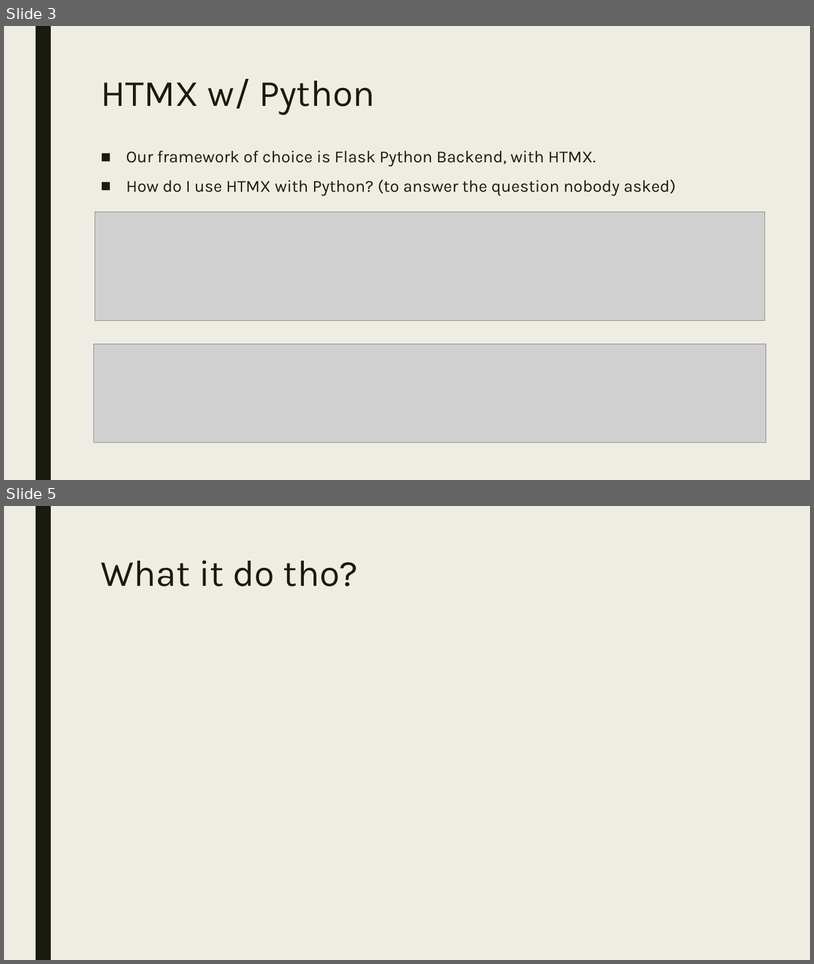
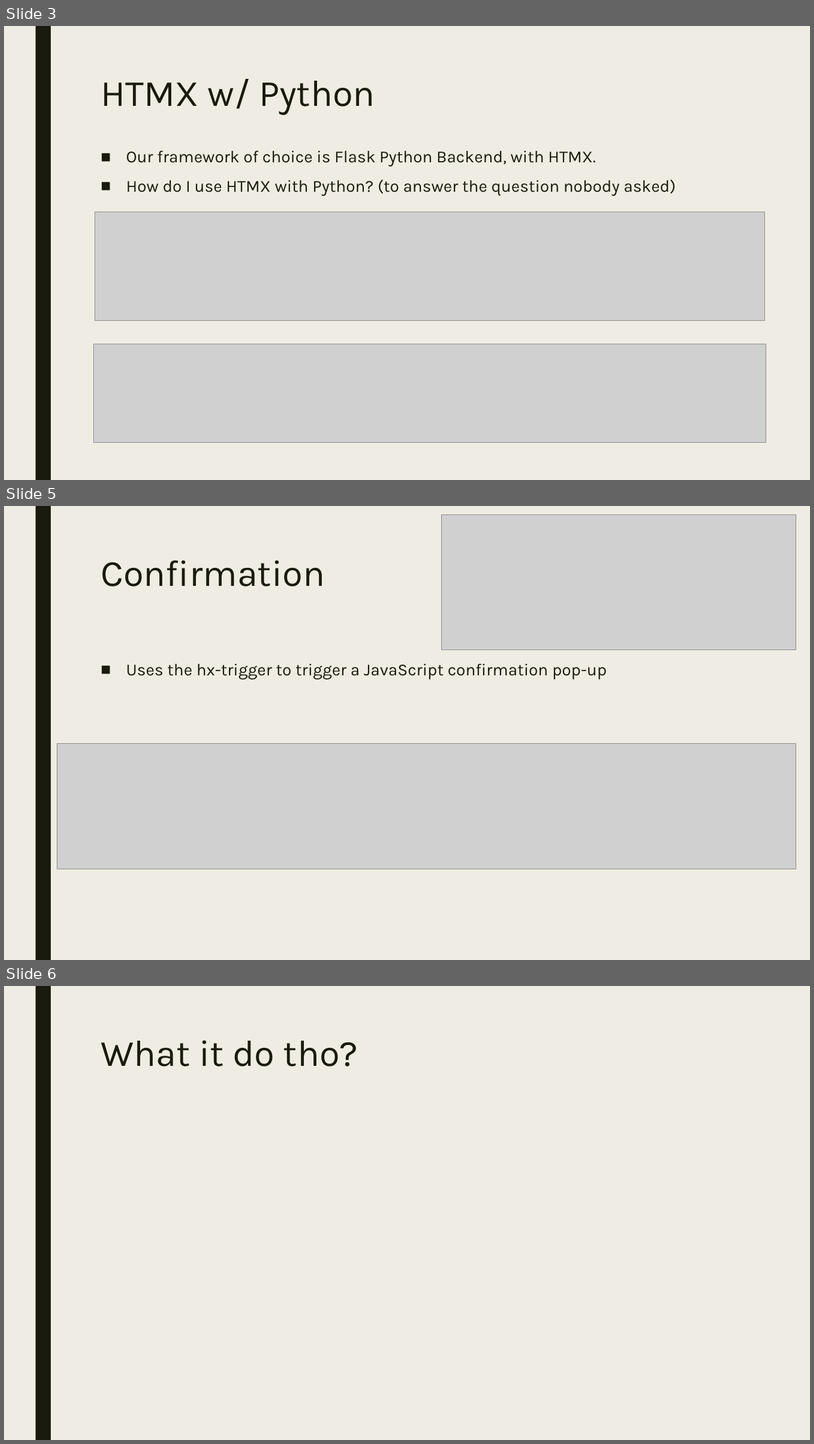
Before and after one commit to jtann5/HTMX, a slide deck: Presentation/HTMX.pptx. Shown one above the other, each under a label of ours: slides 3 and 5 before the commit, slides 3, 5 and 6 after it; the slides between them are not shown. The pictures are 814x964 and 814x1444 pixels, drawn with LibreOffice and Linux fonts; fonts in the diff are those of the drawing; grey boxes stand for pictures. Boxes give left, top, right and bottom in pixels: in the first picture for what was removed or moved away, otherwise in the second. Text is boxed around its words. In the diff, an @@ line names an element or a change of style, - is before the commit and + after.

```diff
--- a/Presentation/HTMX.pptx
+++ b/Presentation/HTMX.pptx
@@ slide 5 added at bbox=[4, 506, 810, 960], background #EFEDE3; not listed: 1 template element that a slide beside it also shows @@
@@ picture added at bbox=[441, 515, 796, 650] @@
@@ title added at bbox=[101, 560, 325, 586], 44 pt, text #191B0E @@
+Confirmation
@@ text added at bbox=[126, 663, 607, 679], 20 pt, text #191B0E @@
+■ Uses the hx-trigger to trigger a JavaScript confirmation pop-up
@@ picture added at bbox=[57, 744, 797, 869] @@
@@ what was slide 5 is now slide 6 @@
```
Also in this commit, not shown: 1 slide changed.
